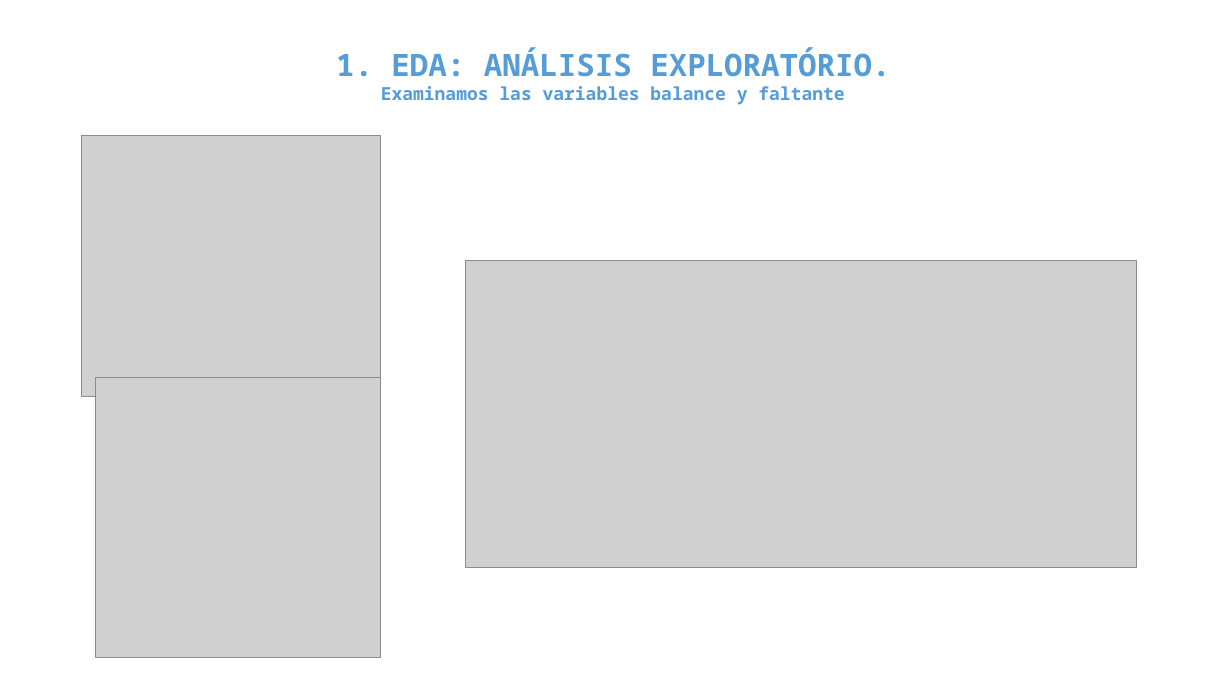
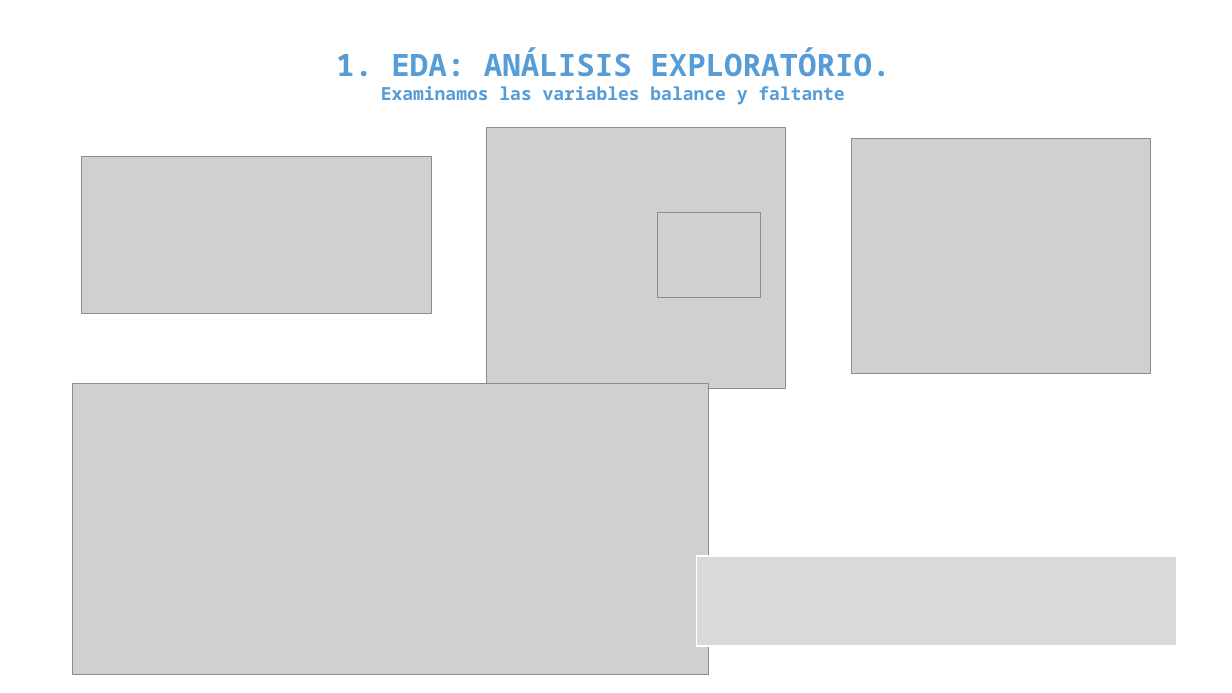
Before and after one commit to MarinaTorba/PersonalDataProrjects, a slide deck: slide 2 of Equip_B/results/ppt sprint1 FINANCES.PAU.pptx. Drawn at 1232x693 pixels with LibreOffice and Linux fonts; fonts in the diff are those of the drawing; grey boxes stand for pictures. Boxes give left, top, right and bottom in pixels: in the first picture for what was removed or moved away, otherwise in the second. Text is boxed around its words. In the diff, an @@ line names an element or a change of style, - is before the commit and + after.

```diff
--- a/Equip_B/results/ppt sprint1 FINANCES.PAU.pptx
+++ b/Equip_B/results/ppt sprint1 FINANCES.PAU.pptx
@@ picture moved from (x1=81, y1=136, x2=381, y2=396) to (x1=486, y1=128, x2=786, y2=388) @@
@@ picture resized from (x1=96, y1=377, x2=381, y2=657) to (x1=852, y1=138, x2=1152, y2=373) @@
@@ picture added at (x1=81, y1=156, x2=432, y2=313) @@
@@ picture added at (x1=658, y1=213, x2=761, y2=298) @@
@@ picture resized from (x1=466, y1=261, x2=1137, y2=567) to (x1=73, y1=384, x2=709, y2=675) @@
@@ rectangle added at (x1=697, y1=555, x2=1177, y2=646), fill #D9D9D9, outline #FFFFFF 1.5 pt @@
```
Also in this commit, not shown: 3 other slides changed, 1 slide added, 1 slide removed.
